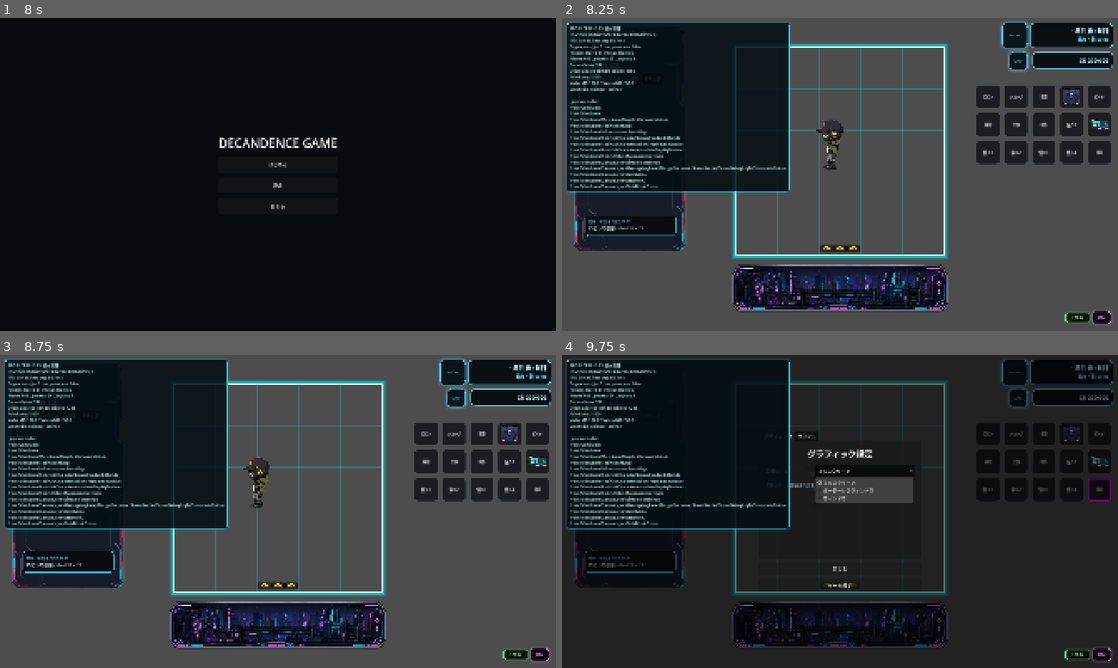
Above: before the commit, frames 1-4 (two rows, left to right).
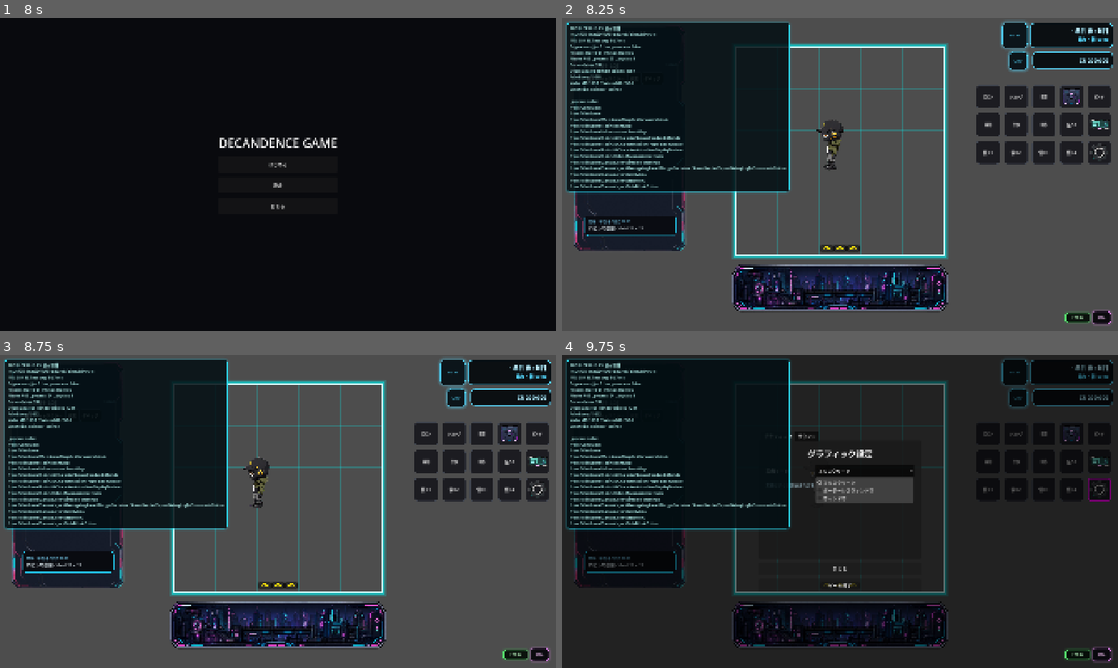
Above: after the commit, the same moments.

Repository: grimoire1089-coder/optimistic
Game: Godot game, scene res://Scenes/Boot/TitleScene.tscn
Two runs of this game, one before a commit and one after it. Both use one fixed random seed, a clock stepped at 60 frames per second and the inputs below. Sound files missing from this copy of the repository are replaced by a short silence.
Inputs (mouse positions are in pixels of both pictures, inside the frame that each line leads up to):
- Up to frame 1 (8 s): click "設定" at 0.5 s; click "はじめる" at 1.25 s; click "はじめる" at 2 s; click "おわる" at 2.75 s; click "初期値に戻す" at 3.5 s; click "閉じる" at 4.25 s; click "設定" at 5 s; click "おわる" at 5.75 s; click "初期値に戻す" at 6.5 s; click "閉じる" at 7.25 s
- Up to frame 2 (8.25 s): click "はじめる" at 8 s
- Up to frame 3 (8.75 s): no input
- Up to frame 4 (9.75 s): click (1101, 489) at 8.75 s; click "フルスクリーン" at 9.5 s

Frame 1 is identical in both runs. In frame 2, less than 0.1% of the frame differs, in the area x 5-98%, y 17-46%; in frame 3, less than 0.1%; in frame 4, less than 0.1%.

Commit message:
Apply settings icon to HUD settings button

Diff:
--- a/Scenes/UI/HUD/SettingsButton.tscn
+++ b/Scenes/UI/HUD/SettingsButton.tscn
@@ -1,6 +1,7 @@
-[gd_scene load_steps=2 format=3]
+[gd_scene load_steps=3 format=3]
 
 [ext_resource type="Script" path="res://Scripts/UI/HUD/SettingsButton.gd" id="1_settings_button"]
+[ext_resource type="Texture2D" uid="uid://dtdgpgm1iqt8l" path="res://Assets/UI/Icons/Setting.png" id="2_settings_icon"]
 
 [node name="SettingsButton" type="Button"]
 custom_minimum_size = Vector2(56, 56)
@@ -15,6 +16,8 @@
 grow_horizontal = 0
 grow_vertical = 0
 mouse_default_cursor_shape = 2
-text = "設定"
+icon = ExtResource("2_settings_icon")
+expand_icon = true
 script = ExtResource("1_settings_button")
+label_text = ""
 options_overlay_path = NodePath("../GameOptionsOverlay")
